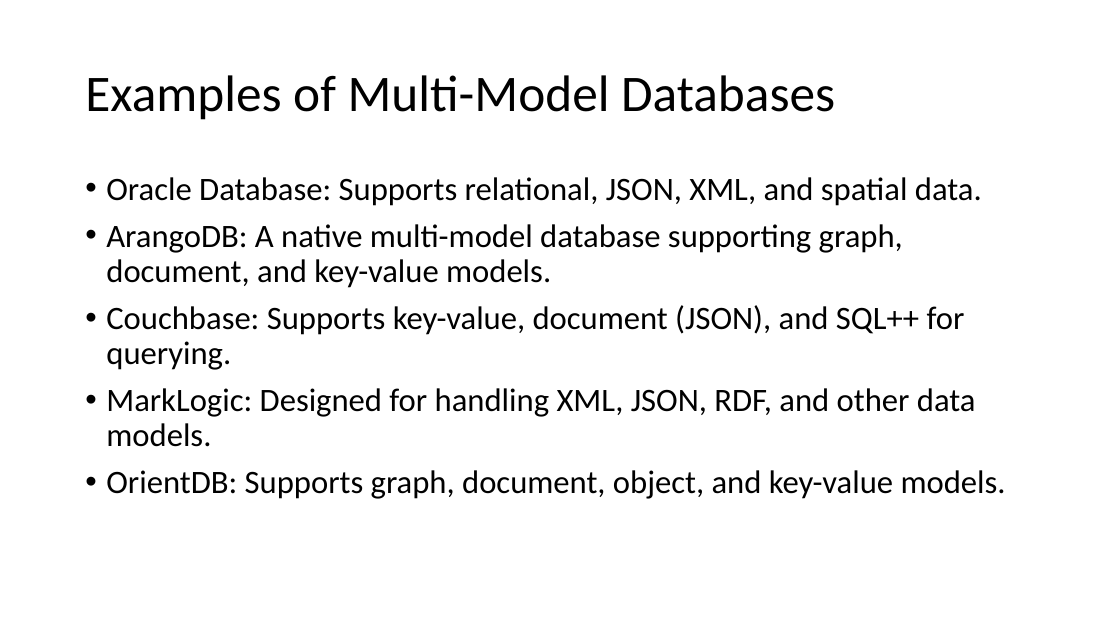
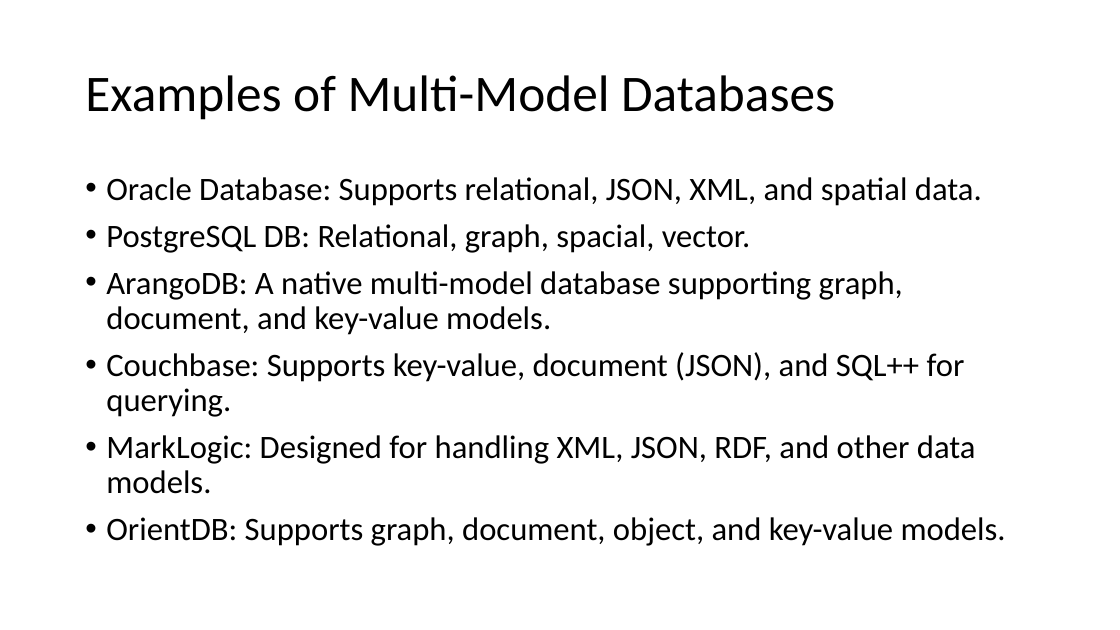
Before and after one commit to motazsaad/Exploratory-Analysis-of-Big-Data, a slide deck: slide 28 of materials/PPT slides/03 EDABDC - Data Models - part 3.pptx (slide 27 before the commit). Drawn at 1120x630 pixels with LibreOffice and Linux fonts; fonts in the diff are those of the drawing. Boxes give left, top, right and bottom in pixels: in the first picture for what was removed or moved away, otherwise in the second. Text is boxed around its words. In the diff, an @@ line names an element or a change of style, - is before the commit and + after.

```diff
--- a/materials/PPT slides/03 EDABDC - Data Models - part 3.pptx
+++ b/materials/PPT slides/03 EDABDC - Data Models - part 3.pptx
@@ text at bbox=[106, 224, 751, 253]: paragraph added @@
+• PostgreSQL DB: Relational, graph, spacial, vector.
```
Also in this commit, not shown: 1 other slide changed, 3 slides added, 4 slides removed, 6 other files.
